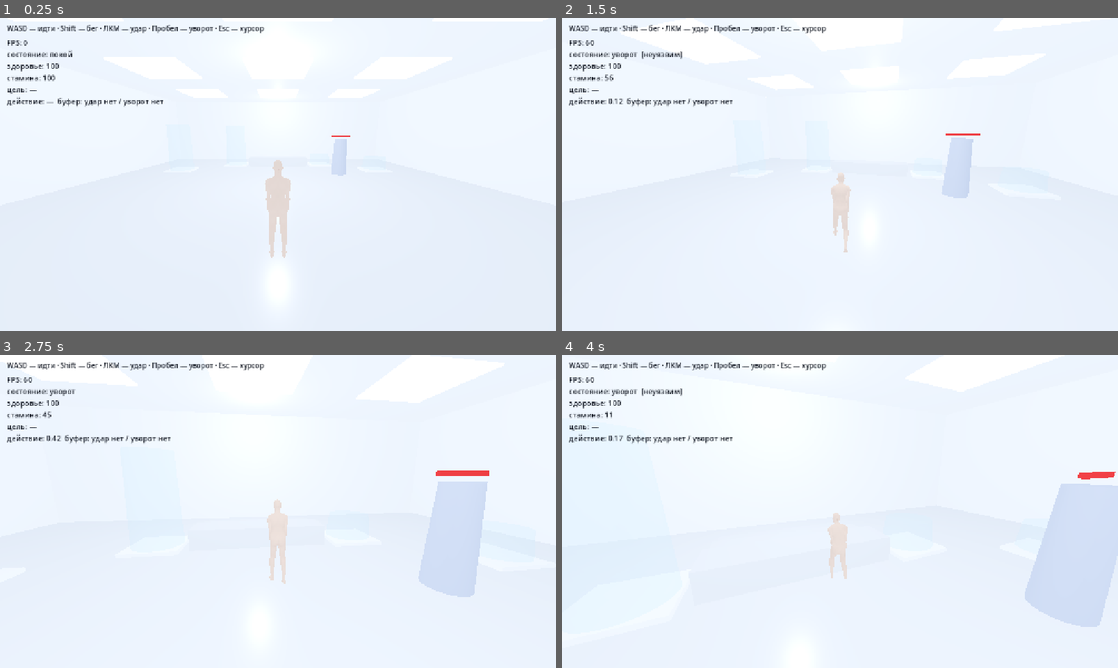
Above: before the commit, frames 1-4 (two rows, left to right).
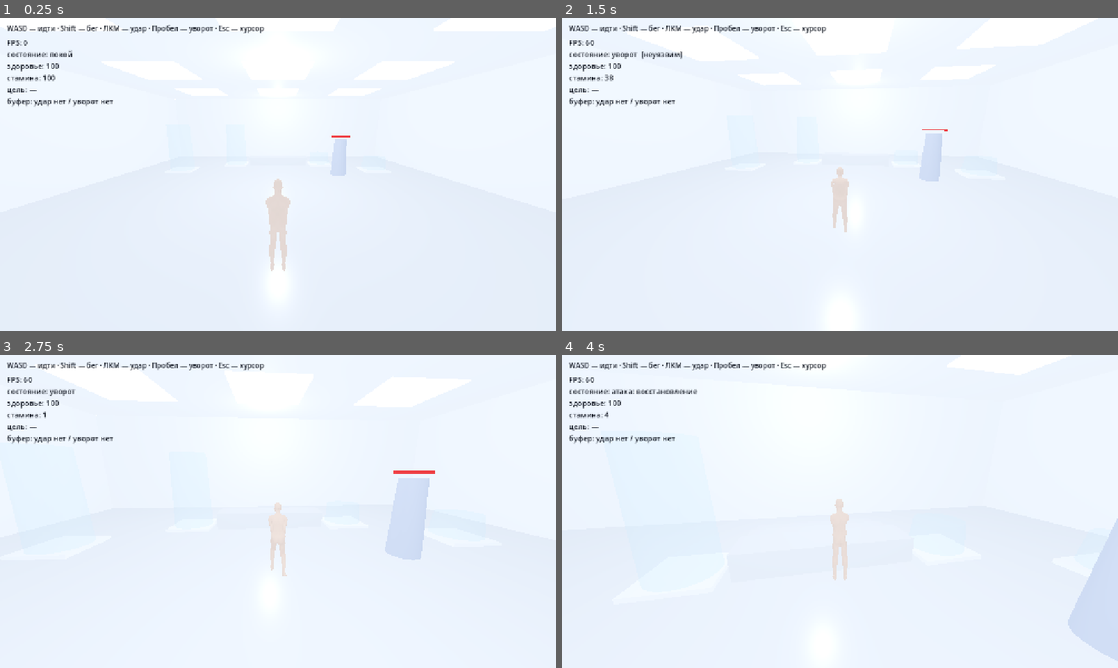
Above: after the commit, the same moments.

Repository: IAmStarhead/Project-Gene
Game: Godot game, scene res://scenes/main.tscn
The game is run twice, just before and just after one commit, with the same random seed, the same clock (stepped at 60 frames per second) and the same inputs.
Inputs (mouse positions are in pixels of both pictures, inside the frame that each line leads up to):
- Up to frame 1 (0.25 s): no input
- Up to frame 2 (1.5 s): move the mouse to (867, 174) at 0.52 s; press the mouse at (867, 174) at 0.53 s; hold W (move_forward) from 0.53 s (still down); tap Space (dodge) at 0.8, 1.35 s; move the mouse to (812, 174) at 1.27 s; release the mouse at (812, 174) at 1.28 s
- Up to frame 3 (2.75 s): keep holding W (move_forward); click (250, 511) at 1.55 s; move the mouse to (289, 505) at 2.02 s; press the mouse at (289, 505) at 2.03 s; tap Space (dodge) at 2.3 s
- Up to frame 4 (4 s): keep holding W (move_forward); move the mouse to (834, 517) at 2.77 s; release the mouse at (834, 517) at 2.78 s; tap Space (dodge) at 2.85, 3.8 s; click (834, 517) at 3.05 s; move the mouse to (878, 514) at 3.52 s; hold Shift (run) from 3.53 s (still down); click (878, 514) at 3.67 s

The runs differ from the first frame. In frame 1, 0.8% of the frame differs, in the area x 1-63%, y 25-81%; in frame 2, 1.6%; in frame 3, 3.7%; in frame 4, 4.1%, in the area x 1-100%, y 10-98%.

Commit message:
Камера вынесена из тела героини: управление как в экшенах, а не как в 1990-х
ПРИЧИНА: камера была вложена в тело, а тело поворачивается к направлению
движения. Получался порочный круг: нажали W -> тело повернулось ->
повернулась камера -> изменилось направление «вперёд» -> тело повернулось
снова. Отсюда «чтобы идти, надо сначала туда посмотреть», A/D как стрейф
и «иногда идёт куда хочет».

- scenes/camera_rig.tscn + scripts/camera_rig.gd: камера живёт в корне
  сцены, поворачивается только мышью, за героиней следует по позиции
- player.gd: WASD считается в осях камеры; героиня только поворачивается
  к направлению движения; клик ЛКМ ловится явно по кнопке мыши
- player.tscn: узел CameraPivot убран из игрока
- Убраны предупреждения GDScript из списка пользователя: неиспользуемые
  _stamina_locked/prev, затенение имён target/name, лишние from_dir
- character_anim.gd: живая стойка вместо «парализованных» рук — локоть
  согнут на 26°, руки отведены на 11°, лёгкое покачивание

Co-authored-by: arena-agent <297053741+arena-agent@users.noreply.github.com>

Diff:
--- /dev/null
+++ b/prototype/scenes/camera_rig.tscn
@@ -0,0 +1,6 @@
+[gd_scene load_steps=2 format=3]
+
+[ext_resource type="Script" path="res://scripts/camera_rig.gd" id="1"]
+
+[node name="CameraRig" type="Node3D"]
+script = ExtResource("1")
--- a/prototype/scenes/player.tscn
+++ b/prototype/scenes/player.tscn
@@ -31,18 +31,6 @@
 mesh = SubResource("BodyMesh")
 material_override = SubResource("BodyMat")
 
-[node name="CameraPivot" type="Node3D" parent="."]
-transform = Transform3D(1, 0, 0, 0, 1, 0, 0, 0, 1, 0, 1.45, 0)
-
-[node name="SpringArm3D" type="SpringArm3D" parent="CameraPivot"]
-spring_length = 3.6
-margin = 0.2
-
-[node name="Camera3D" type="Camera3D" parent="CameraPivot/SpringArm3D"]
-current = true
-fov = 78.0
-far = 120.0
-
 [node name="UI" type="CanvasLayer" parent="."]
 
 [node name="DebugLabel" type="Label" parent="UI"]
--- /dev/null
+++ b/prototype/scripts/camera_rig.gd
@@ -0,0 +1,59 @@
+## Отдельная камера от третьего лица.
+##
+## Живёт в КОРНЕ сцены, а не внутри героини — это принципиально. Если камера
+## внутри тела, а тело поворачивается к направлению движения, получается
+## порочный круг: повернулся -> повернулась камера -> изменилось направление
+## «вперёд». Именно из-за этого управление ощущалось как в играх 1990-х.
+##
+## Здесь камера:
+##   - поворачивается ТОЛЬКО мышью;
+##   - следует за героиней по позиции с небольшим отставанием;
+##   - не наследует поворот героини;
+##   - приближается, если между ней и героиней стена (SpringArm3D).
+extends Node3D
+
+const T := preload("res://scripts/tuning.gd")
+
+var target: Node3D
+var spring: SpringArm3D
+
+var _pos_smooth := Vector3.ZERO
+var _initialized := false
+
+
+## Вызывается игроком при создании. yaw/pitch — начальные углы камеры.
+func setup(follow: Node3D, _yaw: float, pitch_deg: float) -> void:
+	target = follow
+
+	spring = SpringArm3D.new()
+	spring.spring_length = T.CAMERA_DISTANCE
+	spring.margin = 0.2
+	# камера не должна цепляться за саму героиню
+	spring.add_excluded_object(follow.get_rid())
+	add_child(spring)
+
+	var cam := Camera3D.new()
+	cam.name = "Camera3D"
+	cam.current = true
+	cam.fov = 78.0
+	cam.far = 120.0
+	spring.add_child(cam)
+
+	rotation.x = deg_to_rad(pitch_deg)
+	_initialized = false
+
+
+func _process(delta: float) -> void:
+	if not is_instance_valid(target):
+		return
+
+	var want := target.global_position + Vector3(0.0, T.CAMERA_HEIGHT, 0.0)
+	if not _initialized:
+		# первый кадр: встаём на место без «подлёта» из нуля координат
+		_pos_smooth = want
+		_initialized = true
+	else:
+		var k := 1.0 - exp(-T.CAMERA_FOLLOW_SPEED * delta)
+		_pos_smooth = _pos_smooth.lerp(want, k)
+
+	global_position = _pos_smooth
--- a/prototype/scripts/character_anim.gd
+++ b/prototype/scripts/character_anim.gd
@@ -105,13 +105,19 @@
 	var hip_offset := Vector3.ZERO
 	var w := clampf(speed_ratio, 0.0, 1.2)
 
-	# ───────────────────────────────────────── покой: спокойная стойка
-	# Руки чуть согнуты и отведены — иначе они висят как палки.
+	# ───────────────────────────────────────── покой: живая стойка
+	# Руки чуть согнуты в локте и отведены от тела. Если поставить углы в ноль,
+	# модель встаёт «парализованной»: руки висят вдоль туловища как палки.
+	# Лёгкое покачивание в противофазе делает стойку живой.
 	_breathe(want, 1.0)
-	want["upper_arm.L"] = Vector3(6.0, 0.0, -5.0)
-	want["upper_arm.R"] = Vector3(6.0, 0.0, 5.0)
-	want["forearm.L"] = Vector3(12.0, 0.0, 0.0)
-	want["forearm.R"] = Vector3(12.0, 0.0, 0.0)
+	var idle_sway := sin(_clock * 1.15) * 2.2
+	want["upper_arm.L"] = Vector3(4.0 + idle_sway, 0.0, -11.0)
+	want["upper_arm.R"] = Vector3(4.0 - idle_sway, 0.0, 11.0)
+	want["forearm.L"] = Vector3(26.0, 0.0, 0.0)
+	want["forearm.R"] = Vector3(26.0, 0.0, 0.0)
+	# кисти чуть внутрь — чтобы руки не торчали в стороны
+	want["hand.L"] = Vector3(0.0, 0.0, 4.0)
+	want["hand.R"] = Vector3(0.0, 0.0, -4.0)
 
 	# ───────────────────────────────────────── шаг и бег
 	_phase = fmod(_phase + delta * (2.6 + 6.0 * w), TAU)
@@ -160,8 +166,8 @@
 	# руки: левая вперёд, когда правая нога впереди
 	want["upper_arm.L"] = Vector3(arm * s, 0.0, -5.0)
 	want["upper_arm.R"] = Vector3(-arm * s, 0.0, 5.0)
-	want["forearm.L"] = Vector3(18.0 + 10.0 * w, 0.0, 0.0)
-	want["forearm.R"] = Vector3(18.0 + 10.0 * w, 0.0, 0.0)
+	want["forearm.L"] = Vector3(28.0 + 12.0 * w, 0.0, 0.0)
+	want["forearm.R"] = Vector3(28.0 + 12.0 * w, 0.0, 0.0)
 
 	# корпус: наклон вперёд на бегу, легкое покачивание плеч
 	want["spine"] = Vector3(2.0 + 7.0 * w, 0.0, 0.0)
--- a/prototype/scripts/dummy_target.gd
+++ b/prototype/scripts/dummy_target.gd
@@ -19,7 +19,7 @@
 	_set_bar(1.0)
 
 
-func take_damage(amount: float, from_dir: Vector3) -> void:
+func take_damage(amount: float, _from_dir: Vector3) -> void:
 	health = max(0.0, health - amount)
 	_flash = 1.0
 	_set_bar(health / T.DUMMY_HEALTH)
@@ -33,9 +33,10 @@
 func _process(delta: float) -> void:
 	if _flash > 0.0:
 		_flash = max(0.0, _flash - delta * 4.0)
-		var mat := mesh.get_active_material(0)
+		var mat: Material = mesh.get_active_material(0)
 		if mat is StandardMaterial3D:
-			mat.albedo_color = _base_color.lerp(Color(1.0, 0.35, 0.35), _flash)
+			var std := mat as StandardMaterial3D
+			std.albedo_color = _base_color.lerp(Color(1.0, 0.35, 0.35), _flash)
 
 
 func _set_bar(ratio: float) -> void:
--- a/prototype/scripts/player.gd
+++ b/prototype/scripts/player.gd
@@ -1,32 +1,49 @@
 ## Прототип героини: движение от третьего лица, отзывчивое управление.
 ##
-## Проверяет три вещи без модели и без анимаций:
+## Проверяет три вещи без анимаций:
 ##   1) ощущение движения и камеры;
 ##   2) отзывчивость ввода (буфер, отмена атаки уворотом);
 ##   3) стамину, уворот с неуязвимостью и попадание по цели.
 ##
-## Все числа — в scripts/tuning.gd. Здесь только логика.
+## ── Как устроено управление и почему именно так ───────────────────────────
+## Камера — ОТДЕЛЬНЫЙ узел (CameraRig), он не ребёнок героини. Раньше камера
+## была вложена в тело, а тело поворачивается к направлению движения. Из-за
+## этого получался порочный круг, который пользователь описал как «управление
+## из 90-х»:
+##
+##   нажали W   -> героиня повернулась -> повернулась камера
+##   -> направление «вперёд» изменилось -> героиня снова повернулась
+##
+## Отсюда и «чтобы идти, надо сначала туда посмотреть», и «А/D как стрейф»,
+## и «иногда идёт куда хочет». Теперь:
+##
+##   камера смотрит туда, куда её повернул игрок (мышью),
+##   WASD задаёт направление В ОСЯХ КАМЕРЫ, это стандарт всех экшенов,
+##   героиня ТОЛЬКО поворачивается к направлению движения,
+##   камера за героиней не поворачивается вообще.
+##
+## Клавиатура и мышь, геймпад не поддерживается.
 extends CharacterBody3D
 
 const T := preload("res://scripts/tuning.gd")
-
-@onready var pivot: Node3D = $CameraPivot
-@onready var spring: SpringArm3D = $CameraPivot/SpringArm3D
-@onready var camera: Camera3D = $CameraPivot/SpringArm3D/Camera3D
+const CameraRigScene := preload("res://scenes/camera_rig.tscn")
+
 @onready var character: Node3D = $Character
 @onready var label: Label = $UI/DebugLabel
 
+## Камера живёт в корне сцены и следует за героиней, но не наследует её поворот.
+var rig: Node3D
+var yaw: float = 0.0                       ## рыскание камеры, радианы
+var pitch: float = -14.0                   ## наклон камеры, градусы
+
 var health: float = T.MAX_HEALTH
 var stamina: float = T.MAX_STAMINA
 
-var _yaw: float = 0.0
-var _pitch: float = -12.0
 var _stamina_cooldown: float = 0.0
 
 # Состояние действия: "" | "attack" | "dodge"
 var _action: String = ""
 var _action_time: float = 0.0
-var _stamina_locked: bool = false
 
 # Буфер ввода: сколько секунд назад нажата кнопка.
 # ВАЖНО: значение «не нажимали» должно быть БОЛЬШИМ, а не отрицательным —
@@ -48,23 +65,33 @@
 
 
 func _ready() -> void:
+	add_to_group("player")
 	Input.mouse_mode = Input.MOUSE_MODE_CAPTURED
-	spring.spring_length = T.CAMERA_DISTANCE
-	pivot.position.y = T.CAMERA_HEIGHT
-	spring.add_excluded_object(get_rid())
+
+	rig = CameraRigScene.instantiate()
+	rig.setup(self, yaw, pitch)
+	get_tree().current_scene.add_child(rig)
+
 	for n in get_tree().get_nodes_in_group("damageable"):
 		_targets.append(n)
 
 
+func _exit_tree() -> void:
+	if is_instance_valid(rig):
+		rig.queue_free()
+
+
 func _unhandled_input(event: InputEvent) -> void:
 	if event is InputEventMouseMotion:
-		_yaw -= event.relative.x * T.MOUSE_SENSITIVITY
-		_pitch = clamp(_pitch - event.relative.y * T.MOUSE_SENSITIVITY * 60.0,
+		yaw -= event.relative.x * T.MOUSE_SENSITIVITY
+		pitch = clampf(pitch - event.relative.y * T.MOUSE_SENSITIVITY * 60.0,
 			T.CAMERA_PITCH_MIN, T.CAMERA_PITCH_MAX)
 	elif event.is_action_pressed("ui_cancel"):
 		Input.mouse_mode = Input.MOUSE_MODE_VISIBLE
 	elif event is InputEventMouseButton and event.pressed:
 		Input.mouse_mode = Input.MOUSE_MODE_CAPTURED
+		if event.button_index == MOUSE_BUTTON_LEFT:
+			_buf_attack = 0.0
 	elif event.is_action_pressed("attack"):
 		_buf_attack = 0.0
 	elif event.is_action_pressed("dodge"):
@@ -72,11 +99,13 @@
 		_buf_dir = _input_direction()
 
 
+## Направление движения в осях КАМЕРЫ. Это и есть стандарт экшенов:
+## W — от камеры, A — влево на экране, и так далее.
 func _input_direction() -> Vector3:
 	var input := Input.get_vector("move_left", "move_right", "move_forward", "move_back")
 	if input.length() < 0.1:
 		return Vector3.ZERO
-	var basis_yaw := Basis(Vector3.UP, _yaw)
+	var basis_yaw := Basis(Vector3.UP, yaw)
 	return (basis_yaw * Vector3(input.x, 0.0, input.y)).normalized()
 
 
@@ -117,9 +146,12 @@
 	_buf_attack += delta
 
 
+## Камера следует за героиней по позиции, но НЕ по повороту.
 func _update_camera(delta: float) -> void:
-	pivot.rotation.y = lerp_angle(pivot.rotation.y, _yaw, min(1.0, delta * T.CAMERA_FOLLOW_SPEED))
-	pivot.rotation.x = deg_to_rad(_pitch)
+	if is_instance_valid(rig):
+		rig.rotation.y = yaw
+		rig.rotation.x = deg_to_rad(pitch)
+		rig.global_position = global_position + Vector3(0.0, T.CAMERA_HEIGHT, 0.0)
 
 
 func _update_stamina(delta: float) -> void:
@@ -165,21 +197,28 @@
 func _start_dodge() -> void:
 	_action = "dodge"
 	_action_time = 0.0
-	# направление: ввод, иначе назад от взгляда
-	_dodge_dir = _buf_dir if _buf_dir.length() > 0.0 else -global_transform.basis.z
+	# направление: ввод, иначе назад от камеры
+	_dodge_dir = _buf_dir if _buf_dir.length() > 0.0 else _camera_forward()
+	_dodge_dir.y = 0.0
 	if _dodge_dir.length() < 0.1:
-		_dodge_dir = -global_transform.basis.z
-	_dodge_dir.y = 0.0
+		_dodge_dir = _camera_forward()
 	_dodge_dir = _dodge_dir.normalized()
 	rotation.y = atan2(-_dodge_dir.x, -_dodge_dir.z)
 	_invulnerable = false
+
+
+## Куда смотрит камера на плоскости.
+func _camera_forward() -> Vector3:
+	var f := -Basis(Vector3.UP, yaw).z
+	f.y = 0.0
+	return f.normalized()
 
 
 func _process_dodge(delta: float) -> void:
 	_action_time += delta
 	_invulnerable = _action_time >= T.DODGE_IFRAMES_START and _action_time <= T.DODGE_IFRAMES_END
 	var t := _action_time / T.DODGE_DURATION
-	var speed_curve := 1.0 - pow(clamp(t, 0.0, 1.0), 1.6)  # быстро в начале, гаснет
+	var speed_curve := 1.0 - pow(clampf(t, 0.0, 1.0), 1.6)  # быстро в начале, гаснет
 	velocity.x = _dodge_dir.x * T.DODGE_SPEED * speed_curve
 	velocity.z = _dodge_dir.z * T.DODGE_SPEED * speed_curve
 
@@ -207,7 +246,6 @@
 
 
 func _process_attack(delta: float) -> void:
-	var prev := _action_time
 	_action_time += delta
 	# тормозим на месте во время удара, чтобы удар «весил»
 	velocity.x = move_toward(velocity.x, 0.0, T.DECELERATION * delta)
@@ -232,25 +270,24 @@
 func _do_hit() -> void:
 	var origin := global_position + Vector3.UP * 1.0
 	var forward := -global_transform.basis.z
-	for target in _targets:
-		if not is_instance_valid(target):
+	for victim in _targets:
+		if not is_instance_valid(victim):
 			continue
-		var to_target: Vector3 = target.global_position - origin
+		var to_target: Vector3 = victim.global_position - origin
 		to_target.y = 0.0
 		if to_target.length() > T.ATTACK_RANGE:
 			continue
 		var angle := rad_to_deg(forward.angle_to(to_target.normalized()))
 		if angle > T.ATTACK_ANGLE:
 			continue
-		# попадание
-		_last_hit = target.name
-		if target.has_method("take_damage"):
-			target.take_damage(T.ATTACK_DAMAGE, forward)
+		_last_hit = String(victim.name)
+		if victim.has_method("take_damage"):
+			victim.take_damage(T.ATTACK_DAMAGE, forward)
 		break
 
 
 ## Вызывается целью при её ударе по игроку.
-func take_damage(amount: float, from_dir: Vector3) -> void:
+func take_damage(amount: float, _from_dir: Vector3) -> void:
 	if _invulnerable:
 		_last_hit = "увернулся"
 		return
@@ -266,7 +303,7 @@
 	_fps_accum += delta
 	_fps_frames += 1
 	if _fps_accum >= 0.25:
-		_fps = _fps_frames / _fps_accum
+		_fps = float(_fps_frames) / _fps_accum
 		_fps_accum = 0.0
 		_fps_frames = 0
 	if label == null:
@@ -276,18 +313,13 @@
 		state = "атака: " + _attack_phase()
 	elif _action == "dodge":
 		state = "уворот" + ("  [неуязвим]" if _invulnerable else "")
-	var dbg_action := "—"
-	if _action != "":
-		dbg_action = "%.2f" % _action_time
+	var buf_atk := "нет" if _buf_attack > T.INPUT_BUFFER else "%.2f" % _buf_attack
+	var buf_dg := "нет" if _buf_dodge > T.INPUT_BUFFER else "%.2f" % _buf_dodge
 	label.text = "\n".join([
 		"FPS: %.0f" % _fps,
 		"состояние: %s" % state,
 		"здоровье: %.0f" % health,
 		"стамина: %.0f" % stamina,
 		"цель: %s" % (_last_hit if not _last_hit.is_empty() else "—"),
-		"действие: %s  буфер: удар %s / уворот %s" % [
-			dbg_action,
-			"нет" if _buf_attack > T.INPUT_BUFFER else "%.2f" % _buf_attack,
-			"нет" if _buf_dodge > T.INPUT_BUFFER else "%.2f" % _buf_dodge,
-		],
+		"буфер: удар %s / уворот %s" % [buf_atk, buf_dg],
 	])
